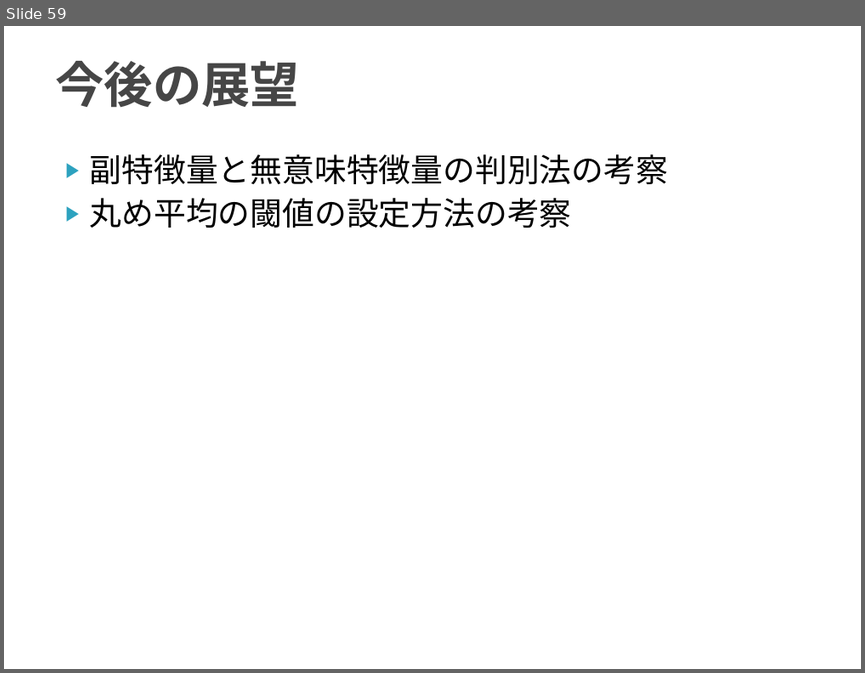
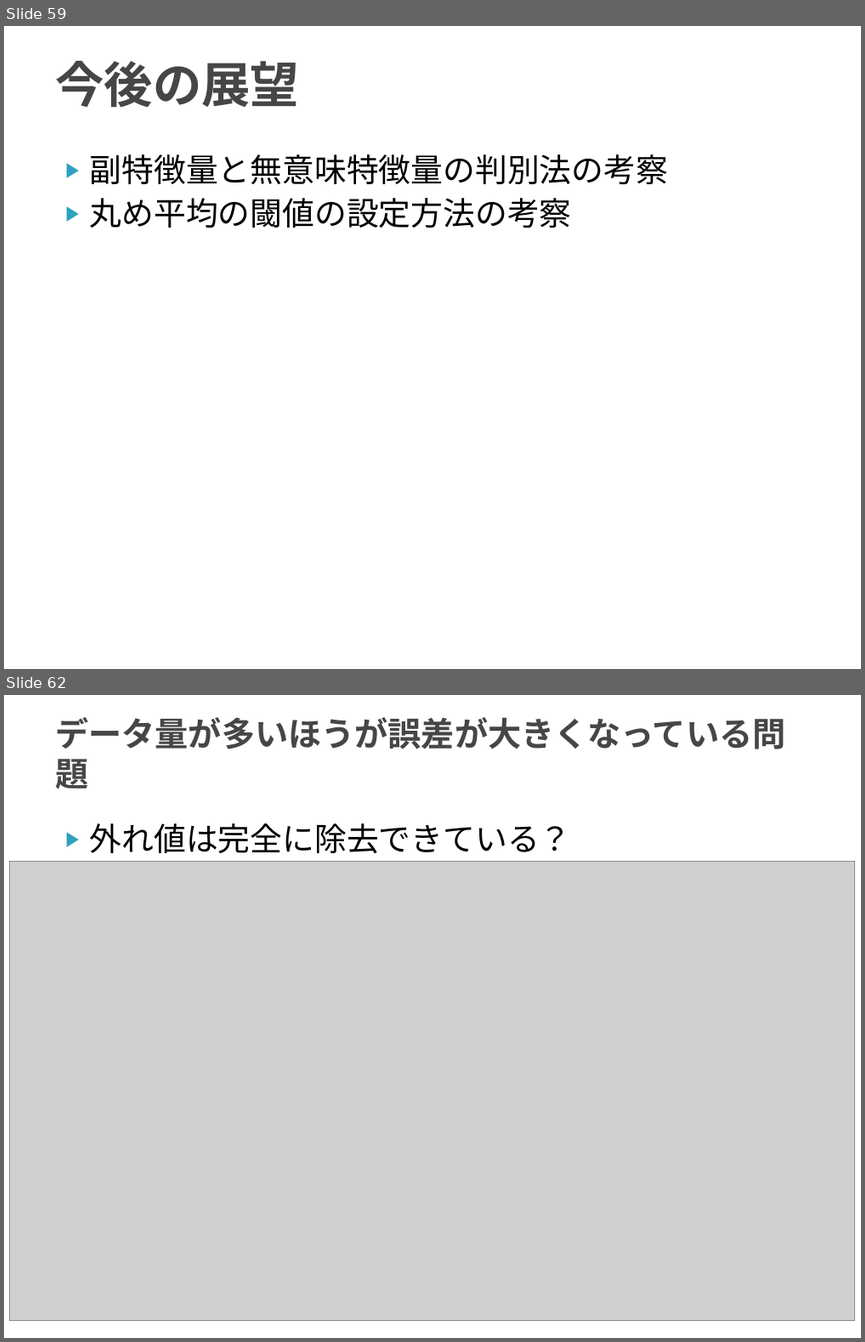
Before and after one commit to TetsuyaKomota/GitforEclipseTest, a slide deck: IntentionLearning_v2/slide/discussion2016.pptx. Shown one above the other, each under a label of ours: slide 59 before the commit, slides 59 and 62 after it; the slides between them are not shown. The pictures are 865x673 and 865x1342 pixels, drawn with LibreOffice and Linux fonts; fonts in the diff are those of the drawing; grey boxes stand for pictures. Boxes give left, top, right and bottom in pixels: in the first picture for what was removed or moved away, otherwise in the second. Text is boxed around its words. In the diff, an @@ line names an element or a change of style, - is before the commit and + after.

Commit message:
結果まとめてグラフ作ってスライド更新したよ

```diff
--- a/IntentionLearning_v2/slide/discussion2016.pptx
+++ b/IntentionLearning_v2/slide/discussion2016.pptx
@@ slide 62 added at <box>4,695,861,1338</box>, background #FFFFFF @@
@@ title added at <box>55,717,785,789</box>, 28 pt, text #464646, bold @@
+データ量が多いほうが誤差が大きくなっている問題
@@ text added at <box>90,823,572,853</box>, 27 pt, text #000000 @@
+▶ 外れ値は完全に除去できている？
@@ picture added at <box>9,862,854,1320</box> @@
```
Also in this commit, not shown: 3 slides changed, 6 other slides added, 2 other files.
